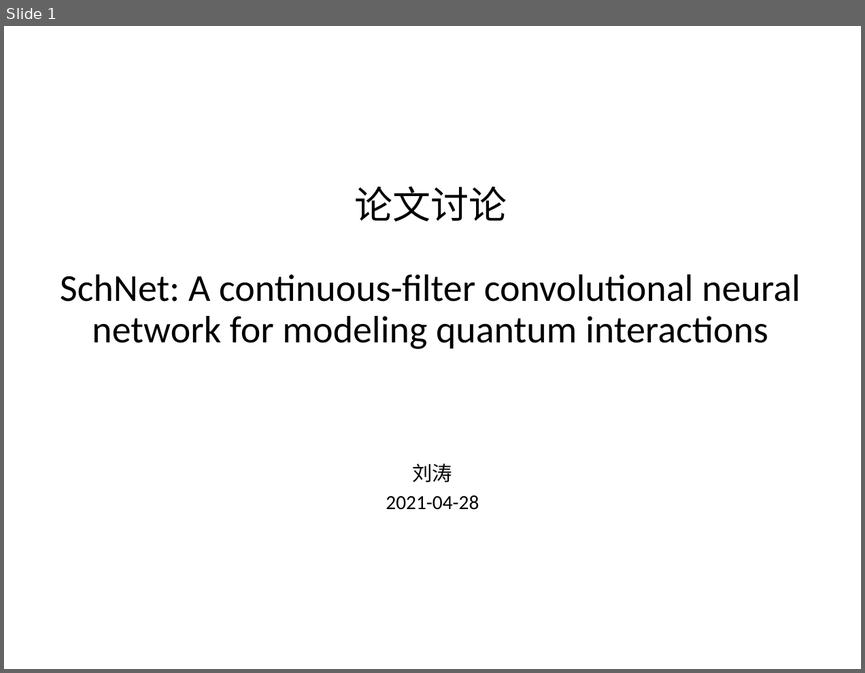
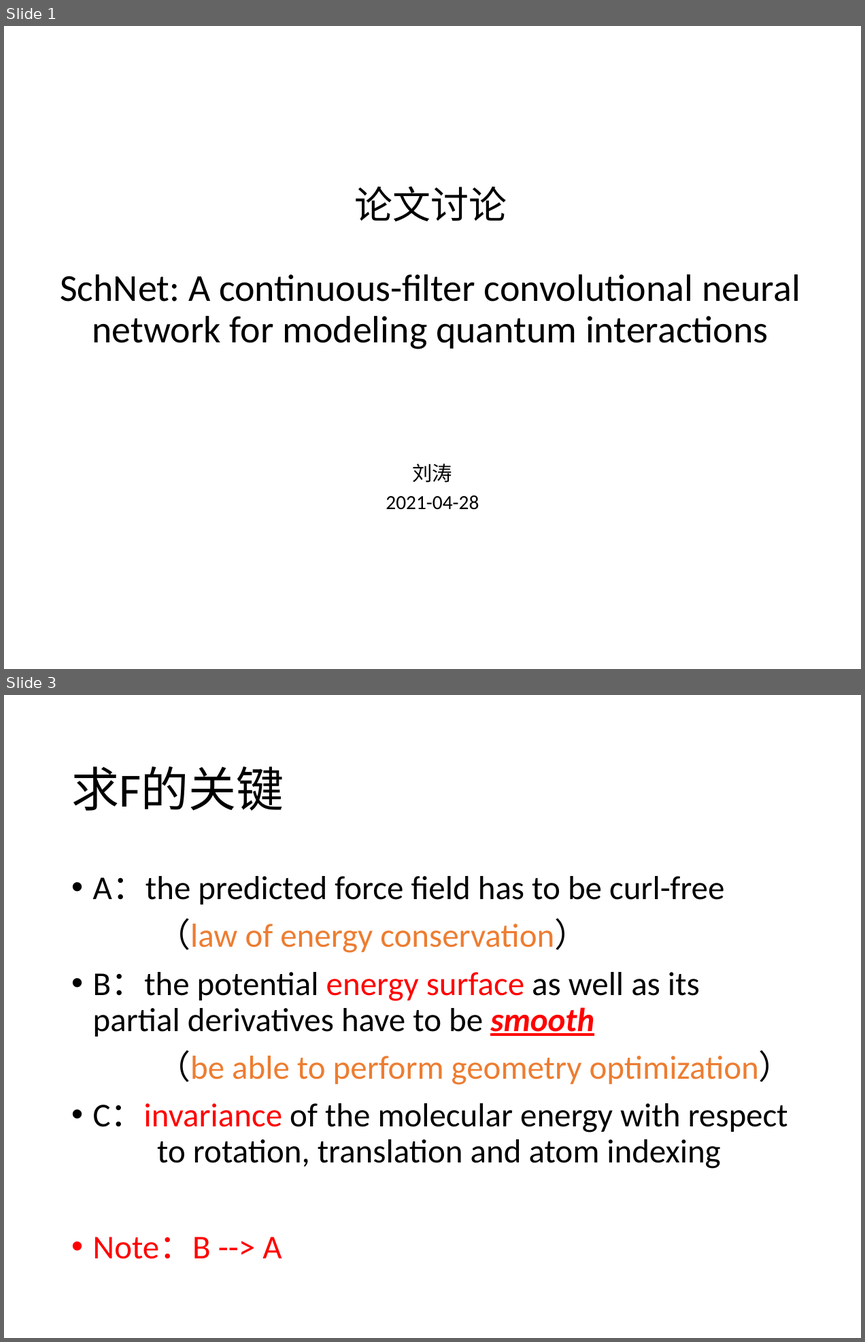
Before and after one commit to jiaweile/discussion-hpc-ai, a slide deck: LearningMaterials/week5/SchNet.pptx. Shown one above the other, each under a label of ours: slide 1 before the commit, slides 1 and 3 after it; the slides between them are not shown. The pictures are 865x673 and 865x1342 pixels, drawn with LibreOffice and Linux fonts; fonts in the diff are those of the drawing. Boxes give left, top, right and bottom in pixels: in the first picture for what was removed or moved away, otherwise in the second. Text is boxed around its words. In the diff, an @@ line names an element or a change of style, - is before the commit and + after.

```diff
--- a/LearningMaterials/week5/SchNet.pptx
+++ b/LearningMaterials/week5/SchNet.pptx
@@ slide 3 added at [4,695,861,1338], background #FFFFFF @@
@@ title added at [71,766,283,811], 40 pt, text #000000 @@
+求F的关键
@@ text added at [93,876,792,1259], 28 pt, text #000000 @@
+• A：the predicted force field has to be curl-free
+（law of energy conservation）
+• B：the potential energy surface as well as its partial derivatives have to be smooth
+（be able to perform geometry optimization）
+• C：invariance of the molecular energy with respect to rotation, translation and atom indexing
+• Note：B --> A
```
Also in this commit, not shown: 12 slides changed, 8 other slides added, 1 slide removed.
